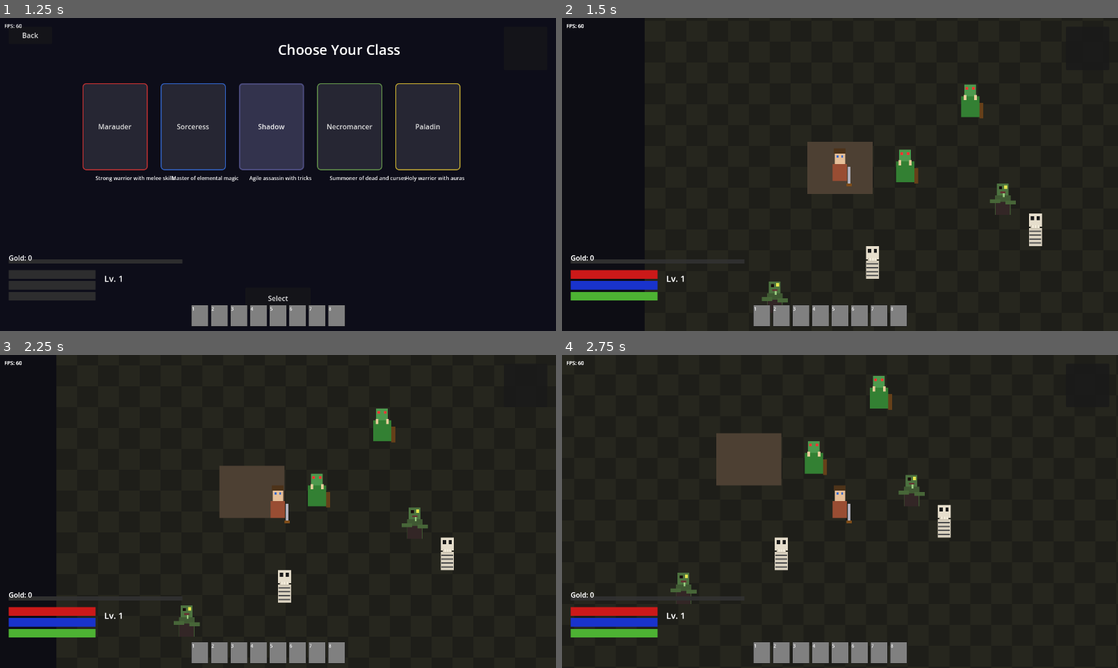
Above: before the commit, frames 1-4 (two rows, left to right).
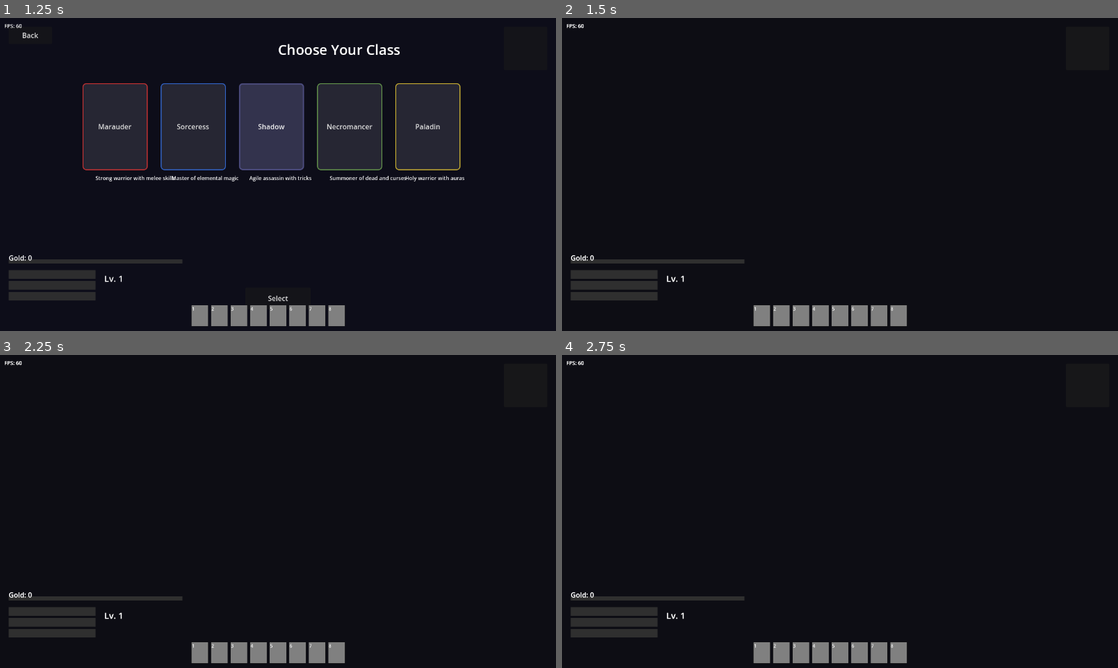
Above: after the commit, the same moments.

Repository: desdae/d2like-openhands
Game: Godot game, scene res://src/world/main_menu.tscn
Same seed, same stepped clock (60 frames per second), same inputs: the game is played once before the commit and once after it.
Inputs (mouse positions are in pixels of both pictures, inside the frame that each line leads up to):
- Up to frame 1 (1.25 s): click "Start Game" at 0.5 s
- Up to frame 2 (1.5 s): click "Select" at 1.25 s
- Up to frame 3 (2.25 s): tap Enter at 2 s; move the mouse to (400, 495) at 2.02 s; hold D (move_right) from 2.03 s (still down); click (400, 495) at 2.1 s
- Up to frame 4 (2.75 s): keep holding D (move_right)

Frame 1 is identical in both runs. In frame 2, 42% of the frame differs, in the area x 1-100%, y 0-100%; in frame 3, 45%; in frame 4, 49%, in the area x 0-100%, y 0-100%.
Error after the commit: Parse Error: Function "_perform_attack()" not found in base self. (res://src/world/game.gd:93)

Commit message:
Add player and enemy animations + combat
Player:
- Walking animation (bob up/down)
- Idle animation (breathing)
- Attack animation (swing)
- Flip sprite based on direction
- Attack cooldown

Enemies:
- Move towards player when in range
- Attack player (damage + flash)
- Walking bob animation
- Attack shake animation
- Different enemy stats (Orc: 80hp/15dmg, Skeleton: 40hp/10dmg, Zombie: 60hp/8dmg)

Diff:
--- a/src/world/game.gd
+++ b/src/world/game.gd
@@ -11,6 +11,10 @@
 
 var input_enabled: bool = true
 var selected_class: int = 0
+var player_moving: bool = false
+var player_attacking: bool = false
+var attack_cooldown: float = 0.0
+var enemy_ai_timer: float = 0.0
 
 func _ready() -> void:
     GameManager.set_game_state(GameManager.GameState.PLAYING)
@@ -40,6 +44,163 @@
 
     # Update UI
     UIManager.update_hud()
+
+func _process(delta: float) -> void:
+    if not input_enabled:
+        return
+
+    _handle_input(delta)
+    _update_game(delta)
+    _update_animations(delta)
+
+func _handle_input(delta: float) -> void:
+    var direction = Vector2.ZERO
+    player_moving = false
+
+    if Input.is_action_pressed("move_up"):
+        direction.y -= 1
+        player_moving = true
+    if Input.is_action_pressed("move_down"):
+        direction.y += 1
+        player_moving = true
+    if Input.is_action_pressed("move_left"):
+        direction.x -= 1
+        player_moving = true
+    if Input.is_action_pressed("move_right"):
+        direction.x += 1
+        player_moving = true
+
+    # Attack cooldown
+    if attack_cooldown > 0:
+        attack_cooldown -= delta
+
+    if direction.length() > 0:
+        direction = direction.normalized()
+
+        # Isometric movement
+        var move_dir = _to_isometric(direction)
+        player.velocity = move_dir * 150
+        player.move_and_slide()
+
+        # Face movement direction
+        _set_player_facing(direction)
+
+        # Update player entity in combat
+        _update_player_entity()
+
+    # Handle primary action (attack)
+    if Input.is_action_just_pressed("primary_action") and attack_cooldown <= 0:
+        _perform_attack()
+
+    # Handle skill keys 1-8
+    for i in range(8):
+        if Input.is_action_just_pressed("skill_" + str(i + 1)):
+            _use_skill(i)
+
+func _update_animations(delta: float) -> void:
+    # Player walking animation
+    if player_moving:
+        _animate_player_walk(delta)
+    else:
+        _animate_player_idle(delta)
+
+    # Player attack animation
+    if player_attacking:
+        _animate_player_attack(delta)
+
+    # Enemy AI and animations
+    _update_enemy_ai(delta)
+
+func _animate_player_walk(delta: float) -> void:
+    # Bob up and down while walking
+    var bob_amount = sin(Time.get_ticks_msec() * 0.015) * 3
+    player.position.y += bob_amount * delta * 10
+
+func _animate_player_idle(delta: float) -> void:
+    # Gentle breathing animation
+    var breath = sin(Time.get_ticks_msec() * 0.003) * 1
+    player.scale = Vector2(1.0 + breath * 0.02, 1.0 - breath * 0.02)
+
+func _animate_player_attack(delta: float) -> void:
+    # Attack swing animation
+    var swing = sin(Time.get_ticks_msec() * 0.05) * 0.3
+    player.rotation = swing
+
+func _set_player_facing(direction: Vector2) -> void:
+    # Flip sprite based on movement direction
+    if direction.x < 0:
+        player.scale = Vector2(-1, 1)
+    elif direction.x > 0:
+        player.scale = Vector2(1, 1)
+
+func _update_enemy_ai(delta: float) -> void:
+    enemy_ai_timer += delta
+
+    if enemy_ai_timer > 0.5:  # Update every 0.5 seconds
+        enemy_ai_timer = 0
+
+        for enemy in enemies.get_children():
+            if not is_instance_valid(enemy):
+                continue
+
+            var dist = player.global_position.distance_to(enemy.global_position)
+
+            # Enemy is close - attack player
+            if dist < 60:
+                _enemy_attack(enemy, delta)
+            # Enemy is far - move towards player
+            elif dist < 300:
+                _enemy_move_towards_player(enemy, delta)
+
+            # Animate enemy
+            _animate_enemy(enemy, delta)
+
+func _enemy_move_towards_player(enemy: Node2D, delta: float) -> void:
+    var direction = (player.global_position - enemy.global_position).normalized()
+    enemy.velocity = direction * 40  # Slower than player
+    enemy.global_position += enemy.velocity * delta
+
+    # Face player
+    if direction.x < 0:
+        enemy.scale = Vector2(-1, 1)
+    else:
+        enemy.scale = Vector2(1, 1)
+
+func _enemy_attack(enemy: Node2D, delta: float) -> void:
+    # Simple attack animation
+    var attack_timer = enemy.get_meta("attack_timer", 0.0)
+    attack_timer += delta
+    enemy.set_meta("attack_timer", attack_timer)
+
+    # Attack every 1 second
+    if attack_timer > 1.0:
+        enemy.set_meta("attack_timer", 0.0)
+
+        # Get player data and damage
+        var player_data = PlayerManager.get_current_player()
+        if player_data:
+            var damage = enemy.get_meta("damage", 5)
+            player_data.current_hp -= damage
+
+            # Flash player red
+            player.modulate = Color(1.5, 0.3, 0.3)
+            await get_tree().create_timer(0.2).timeout
+            player.modulate = Color(1, 1, 1)
+
+            # Update UI
+            UIManager.update_hud()
+
+func _animate_enemy(enemy: Node2D, delta: float) -> void:
+    var dist = player.global_position.distance_to(enemy.global_position)
+
+    if dist < 60:
+        # Attack animation - shake
+        var shake = sin(Time.get_ticks_msec() * 0.03) * 4
+        enemy.position.y += shake * delta * 20
+    elif dist < 300:
+        # Walking animation - bob
+        var bob = sin(Time.get_ticks_msec() * 0.01) * 2
+        enemy.position.y += bob * delta * 10
 
 func _create_ground() -> void:
     # Create a simple floor pattern
@@ -416,72 +577,6 @@
             mace.color = Color(0.6, 0.6, 0.65)
             player.add_child(mace)
 
-func _process(delta: float) -> void:
-    if not input_enabled:
-        return
-
-    _handle_input(delta)
-    _update_game(delta)
-
-func _handle_input(delta: float) -> void:
-    var direction = Vector2.ZERO
-
-    if Input.is_action_pressed("move_up"):
-        direction.y -= 1
-    if Input.is_action_pressed("move_down"):
-        direction.y += 1
-    if Input.is_action_pressed("move_left"):
-        direction.x -= 1
-    if Input.is_action_pressed("move_right"):
-        direction.x += 1
-
-    if direction.length() > 0:
-        direction = direction.normalized()
-
-        # Isometric movement
-        var move_dir = _to_isometric(direction)
-        player.velocity = move_dir * 200
-        player.move_and_slide()
-
-        # Update player entity in combat
-        _update_player_entity()
-
-    # Handle primary action (attack)
-    if Input.is_action_just_pressed("primary_action"):
-        _perform_attack()
-
-    # Handle skill keys 1-8
-    for i in range(8):
-        if Input.is_action_just_pressed("skill_" + str(i + 1)):
-            _use_skill(i)
-
-func _perform_attack() -> void:
-    # Simple attack - damage nearby enemies
-    if not player:
-        return
-
-    var attack_range = 50.0
-    var attack_damage = 10
-
-    for enemy in enemies.get_children():
-        var dist = player.global_position.distance_to(enemy.global_position)
-        if dist < attack_range:
-            var hp = enemy.get_meta("hp", 50)
-            hp -= attack_damage
-            enemy.set_meta("hp", hp)
-
-            # Knockback
-            var knockback_dir = (enemy.global_position - player.global_position).normalized()
-            enemy.global_position += knockback_dir * 20
-
-            # Check if enemy died
-            if hp <= 0:
-                enemy.queue_free()
-
-func _use_skill(slot: int) -> void:
-    # Placeholder - skills would use the SkillDatabase
-    print("Skill slot ", slot, " pressed")
-
 func _to_isometric(direction: Vector2) -> Vector2:
     # Convert screen direction to isometric
     var iso = Vector2(
